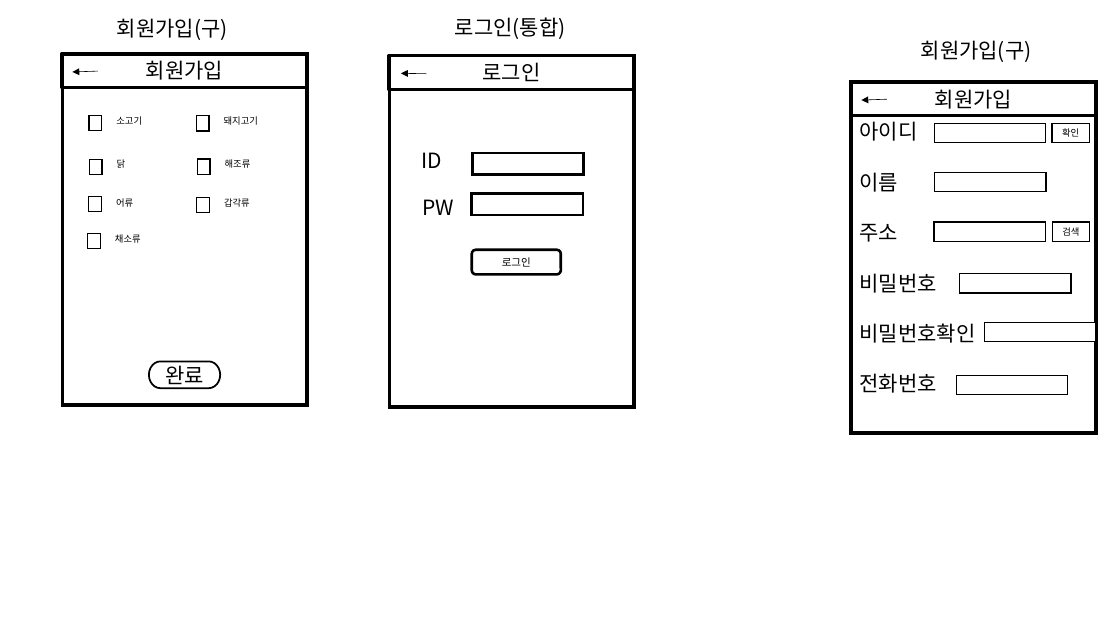
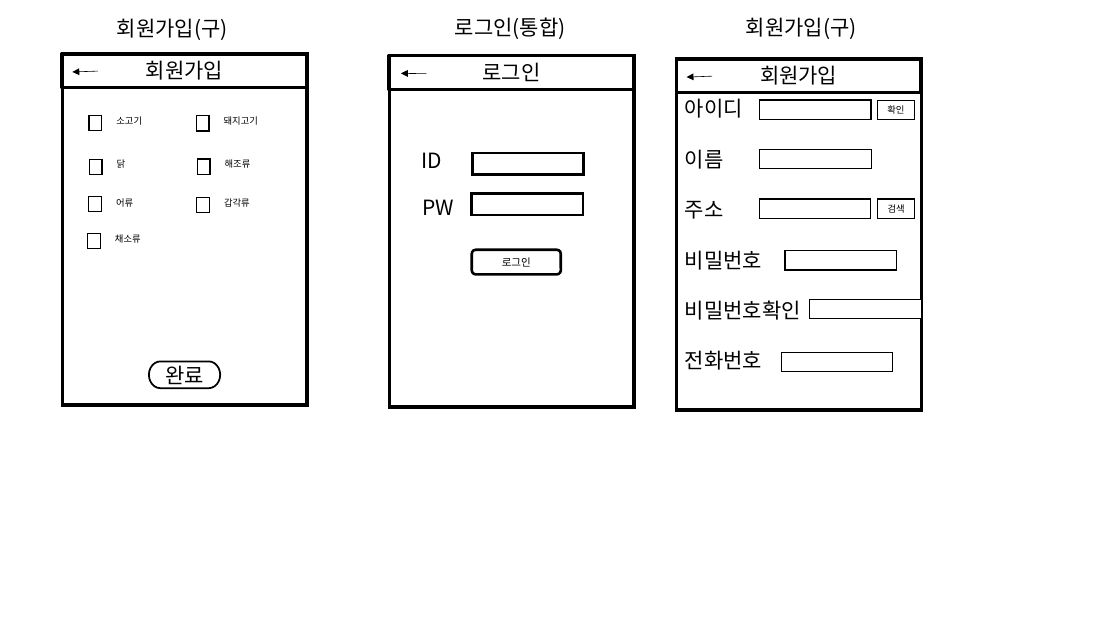
Before and after one commit to VanSubstance/projectTemp, a slide deck: slide 5 of Documents/공모전 ver.1.pptx. Drawn at 1120x630 pixels with LibreOffice and Linux fonts; fonts in the diff are those of the drawing. Boxes give left, top, right and bottom in pixels: in the first picture for what was removed or moved away, otherwise in the second. Text is boxed around its words. In the diff, an @@ line names an element or a change of style, - is before the commit and + after.

Commit message:
UI ver2
UI ver2

```diff
--- a/Documents/공모전 ver.1.pptx
+++ b/Documents/공모전 ver.1.pptx
@@ 10 rectangles, 1 text, 1 arrow moved together from (x1=851, y1=40, x2=1096, y2=434) to (x1=676, y1=17, x2=922, y2=410) @@
@@ rectangle moved from (x1=935, y1=172, x2=1046, y2=192) to (x1=760, y1=150, x2=872, y2=169) @@
```
Also in this commit, not shown: 2 other slides changed.
